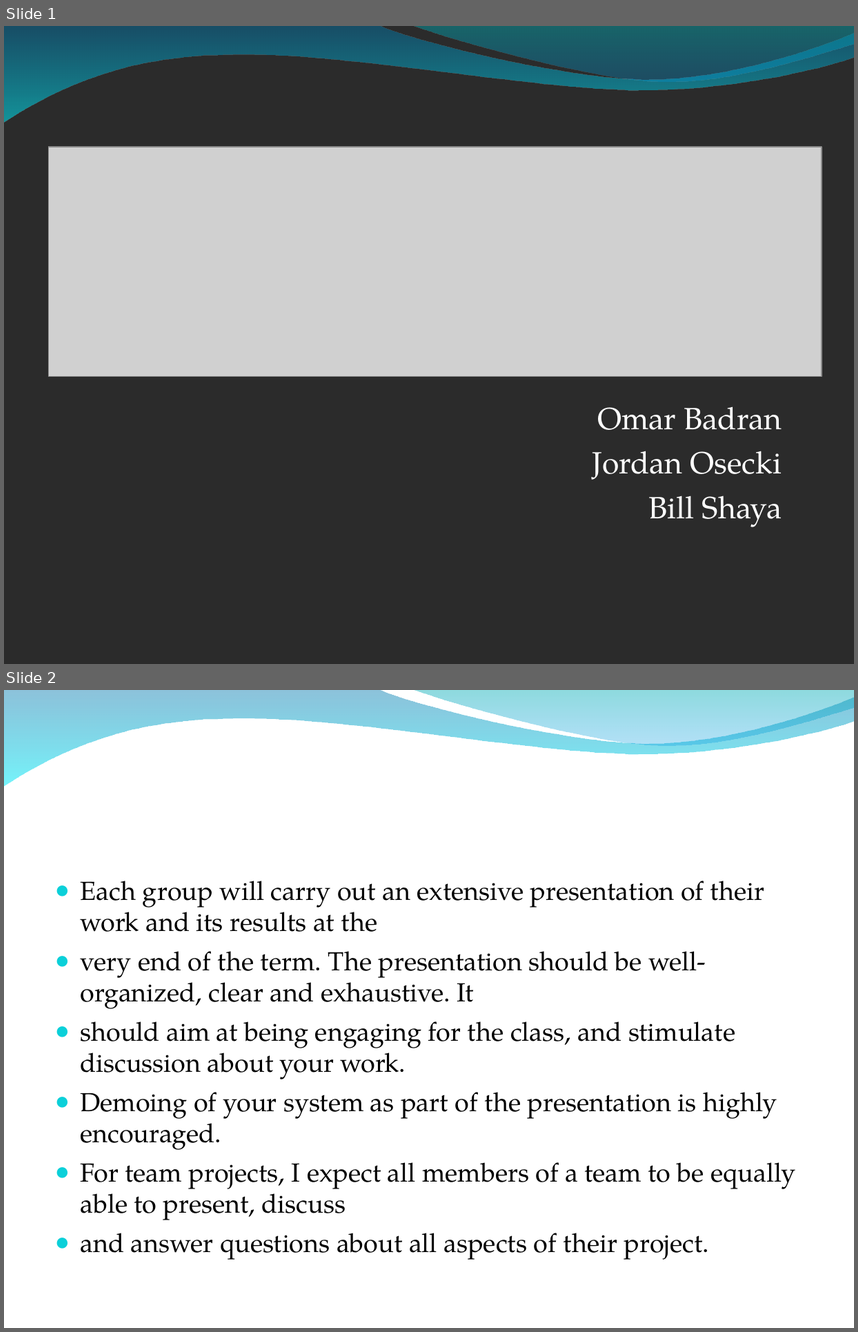
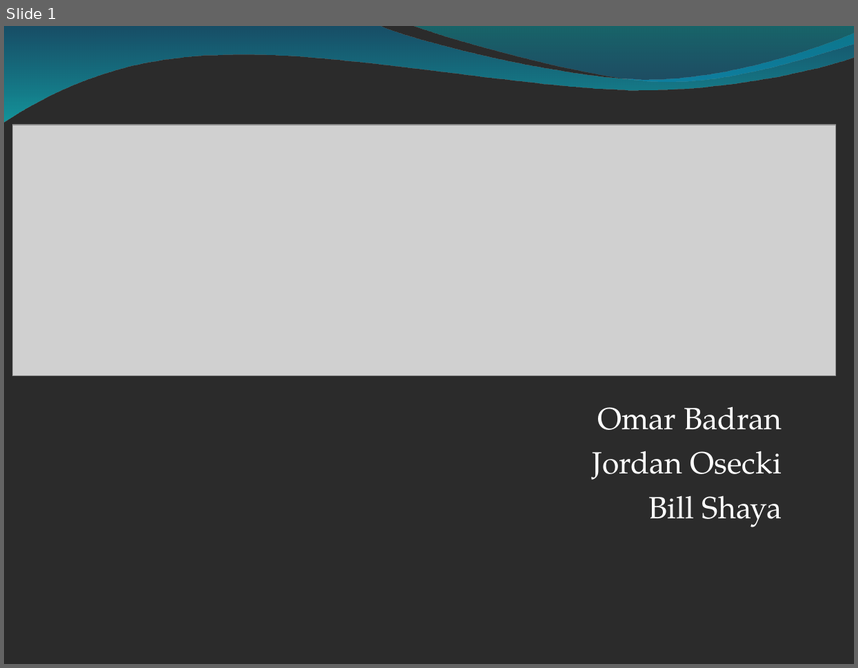
Before and after one commit to osecki/cs647, a slide deck: Documentation/Final Paper and Slides/MapReduce Final Presentation.ppt. Shown one above the other, each under a label of ours: slides 1 and 2 before the commit, slide 1 after it. The pictures are 858x1332 and 858x668 pixels, drawn with LibreOffice and Linux fonts; fonts in the diff are those of the drawing; grey boxes stand for pictures; background and template pictures are left out; a plain dark background stands for a picture behind light text. Boxes give left, top, right and bottom in pixels: in the first picture for what was removed or moved away, otherwise in the second. Text is boxed around its words. In the diff, an @@ line names an element or a change of style, - is before the commit and + after.

```diff
--- a/Documentation/Final Paper and Slides/MapReduce Final Presentation.ppt
+++ b/Documentation/Final Paper and Slides/MapReduce Final Presentation.ppt
@@ slide 2 removed at box(4, 690, 854, 1328), background picture (left out); not listed: 2 template elements that a slide beside it also shows @@
@@ text removed at box(80, 880, 795, 1259) @@
-● Each group will carry out an extensive presentation of their work and its results at the
-● very end of the term. The presentation should be well-organized, clear and exhaustive. It
-● should aim at being engaging for the class, and stimulate discussion about your work.
-● Demoing of your system as part of the presentation is highly encouraged.
-● For team projects, I expect all members of a team to be equally able to present, discuss
-● and answer questions about all aspects of their project.
@@ slide 1 changed as well @@
@@ picture: place and size @@
-picture at box(48, 147, 822, 377)
+picture at box(12, 125, 836, 375)
```
Also in this commit, not shown: 4 other slides changed, 35 slides added, 3 other slides removed, 3 other files.
